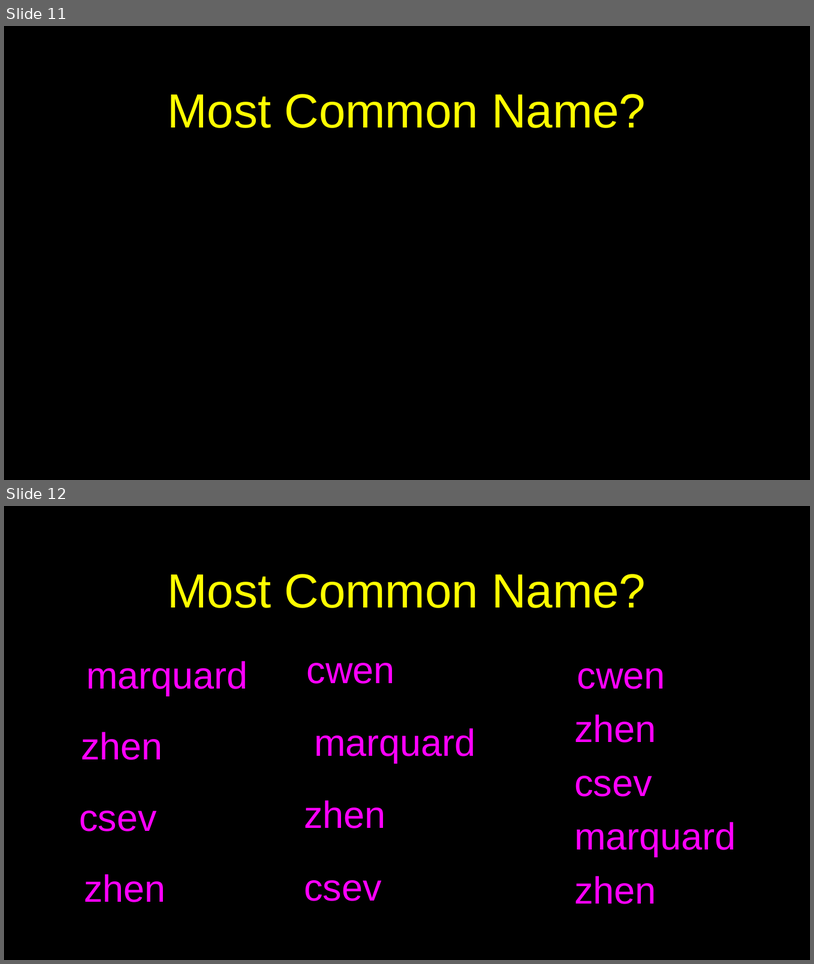
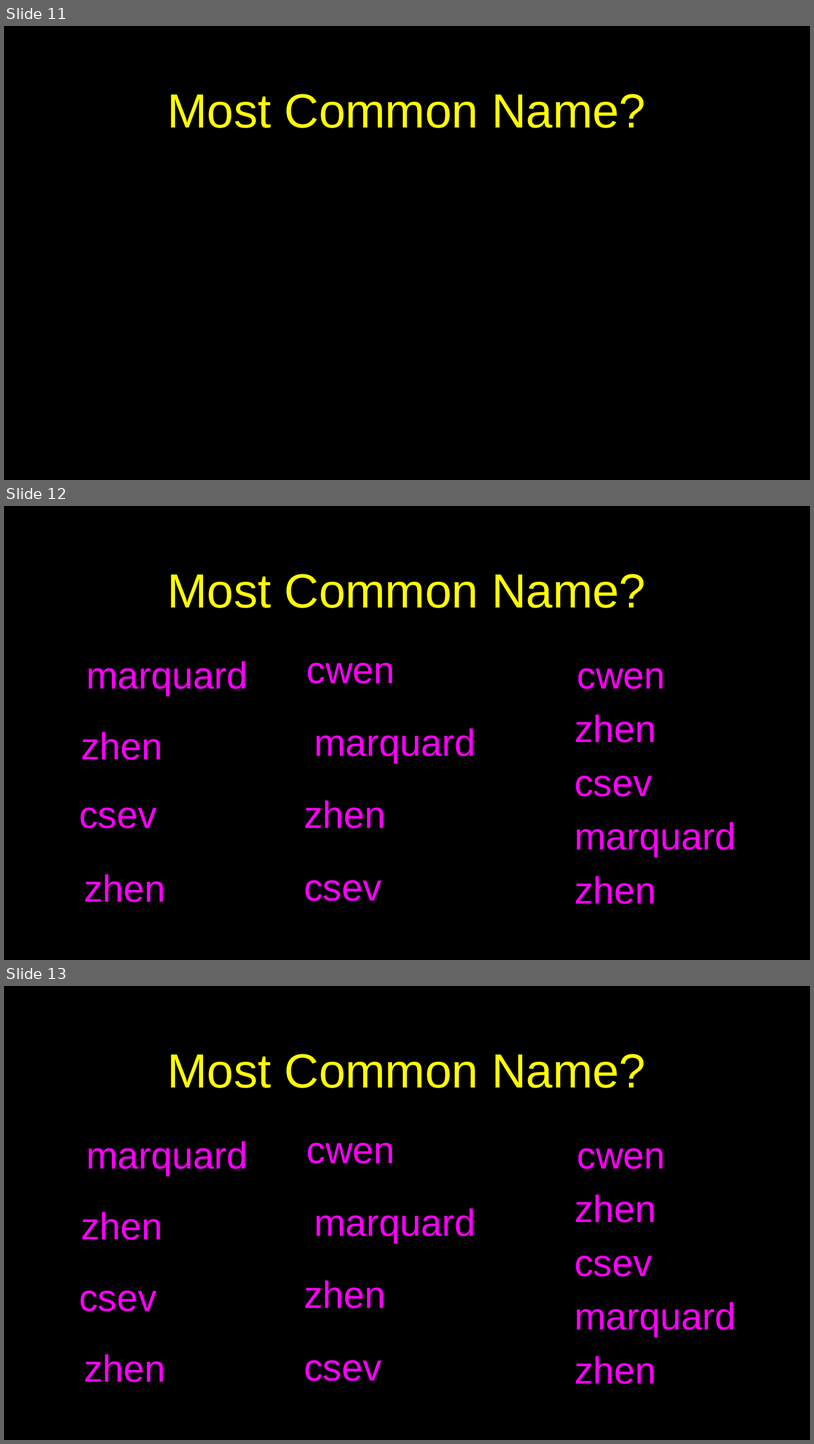
Before and after one commit to csev/py4e, a slide deck: lectures3/Pythonlearn-09-Dictionaries.pptx. Shown one above the other, each under a label of ours: slides 11 and 12 before the commit, slides 11, 12 and 13 after it. The pictures are 814x964 and 814x1444 pixels, drawn with LibreOffice and Linux fonts; fonts in the diff are those of the drawing. Boxes give left, top, right and bottom in pixels: in the first picture for what was removed or moved away, otherwise in the second. Text is boxed around its words. In the diff, an @@ line names an element or a change of style, - is before the commit and + after.

```diff
--- a/lectures3/Pythonlearn-09-Dictionaries.pptx
+++ b/lectures3/Pythonlearn-09-Dictionaries.pptx
@@ slide 12 added at (x1=4, y1=506, x2=810, y2=960), background #000000; not listed: 1 template element that a slide beside it also shows @@
@@ title added at (x1=168, y1=574, x2=646, y2=608), 76 pt, text #FFFF00 @@
+Most Common Name?
@@ text added at (x1=86, y1=661, x2=248, y2=695), 60 pt, text #FF00FF @@
+marquard
@@ text added at (x1=307, y1=663, x2=395, y2=684), 60 pt, text #FF00FF @@
+cwen
@@ text added at (x1=578, y1=668, x2=666, y2=689), 60 pt, text #FF00FF @@
+cwen
@@ text added at (x1=575, y1=714, x2=657, y2=742), 60 pt, text #FF00FF @@
+zhen
@@ text added at (x1=81, y1=732, x2=163, y2=760), 60 pt, text #FF00FF @@
+zhen
@@ text added at (x1=314, y1=728, x2=476, y2=762), 60 pt, text #FF00FF @@
+marquard
@@ text added at (x1=575, y1=775, x2=653, y2=796), 60 pt, text #FF00FF @@
+csev
@@ text added at (x1=79, y1=807, x2=157, y2=828), 60 pt, text #FF00FF @@
+csev
@@ text added at (x1=304, y1=800, x2=386, y2=828), 60 pt, text #FF00FF @@
+zhen
@@ text added at (x1=575, y1=822, x2=737, y2=856), 60 pt, text #FF00FF @@
+marquard
@@ text added at (x1=84, y1=874, x2=166, y2=902), 60 pt, text #FF00FF @@
+zhen
@@ text added at (x1=304, y1=880, x2=382, y2=901), 60 pt, text #FF00FF @@
+csev
@@ text added at (x1=575, y1=876, x2=657, y2=904), 60 pt, text #FF00FF @@
+zhen
@@ what was slide 12 is now slide 13 @@
```
Also in this commit, not shown: 1 slide changed, 1 other slide added, 6 other files.
